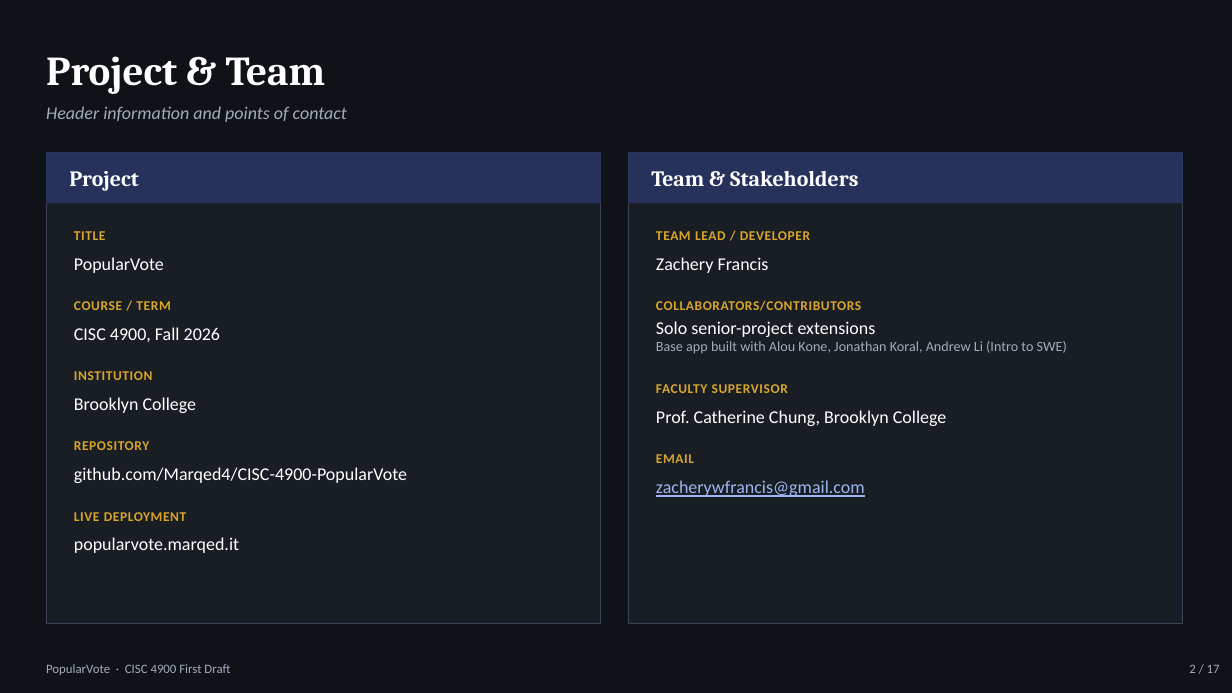
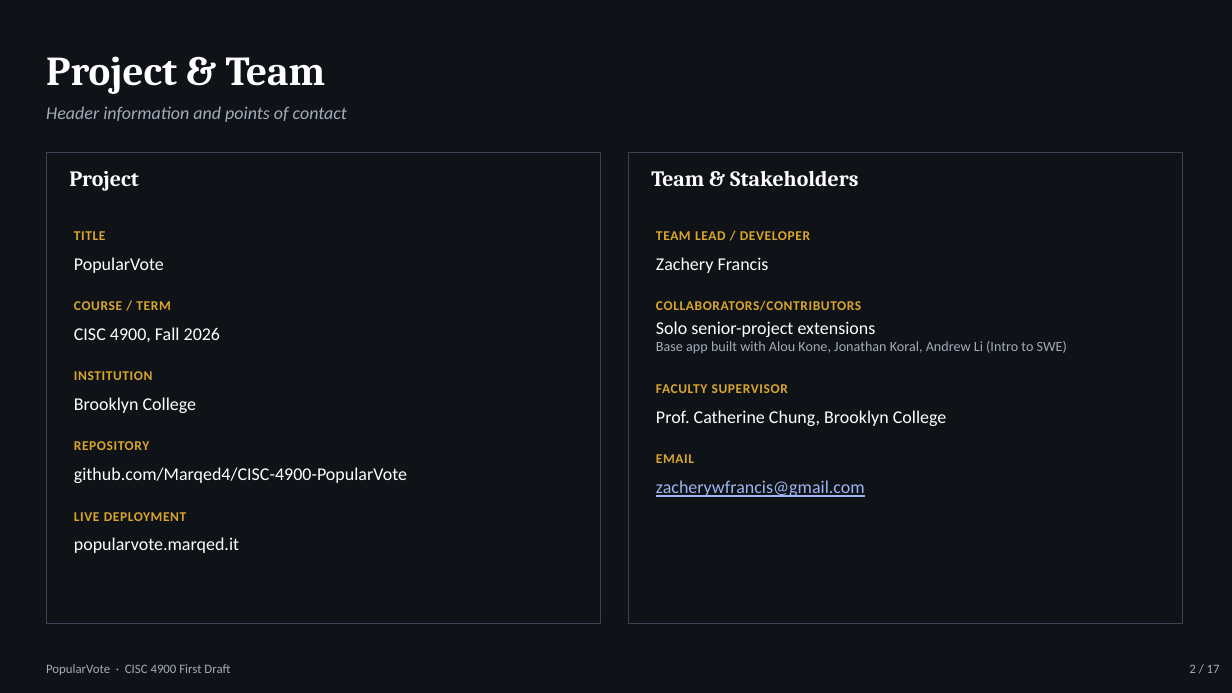
Before and after one commit to Marqed4/Marqed4.github.io, a slide deck: slide 2 of public/documents/CISC-4900_PopularVote_Thirteenth_Draft_Dark.pptx. Drawn at 1232x693 pixels with LibreOffice and Linux fonts; fonts in the diff are those of the drawing. Boxes give left, top, right and bottom in pixels: in the first picture for what was removed or moved away, otherwise in the second. Text is boxed around its words. In the diff, an @@ line names an element or a change of style, - is before the commit and + after.

```diff
--- a/public/documents/CISC-4900_PopularVote_Thirteenth_Draft_Dark.pptx
+++ b/public/documents/CISC-4900_PopularVote_Thirteenth_Draft_Dark.pptx
@@ rectangle at box(46, 152, 601, 624): fill #191D24 to none @@
@@ rectangle removed at box(46, 152, 601, 203) @@
@@ rectangle at box(628, 152, 1183, 624): fill #191D24 to none @@
@@ rectangle removed at box(628, 152, 1183, 203) @@
```
Also in this commit, not shown: 13 other slides changed, 10 other files.
